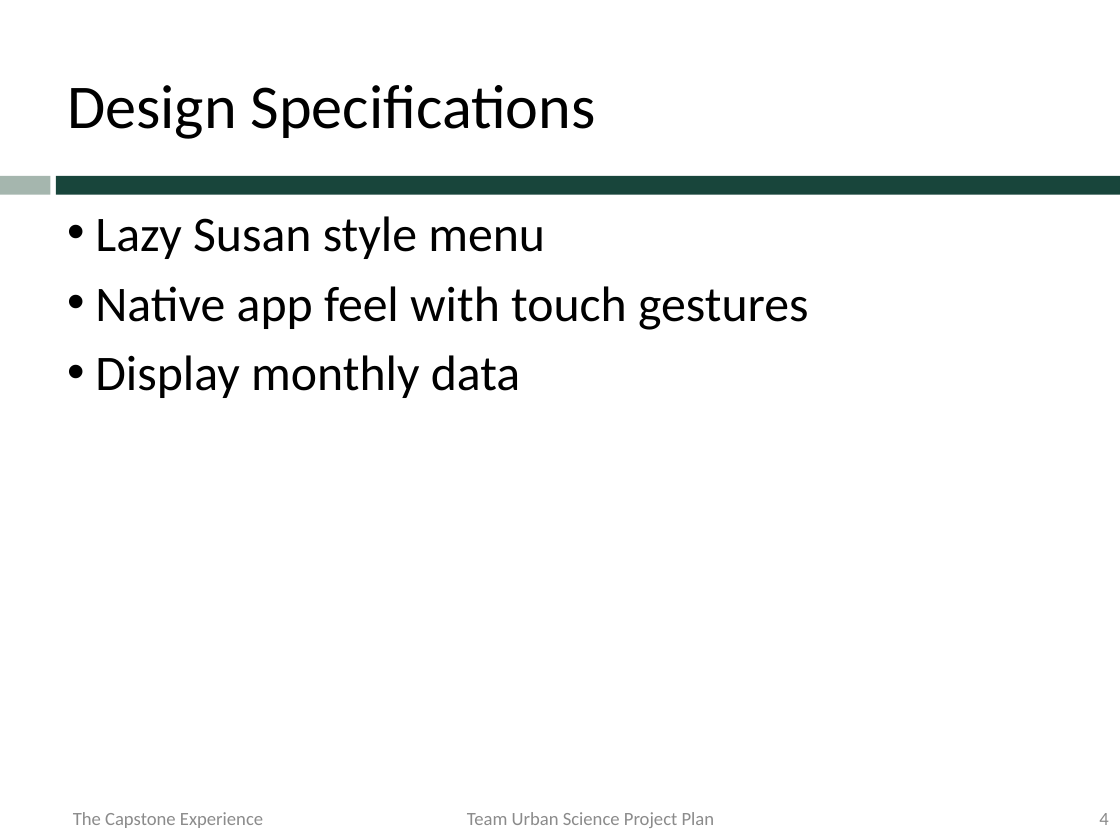
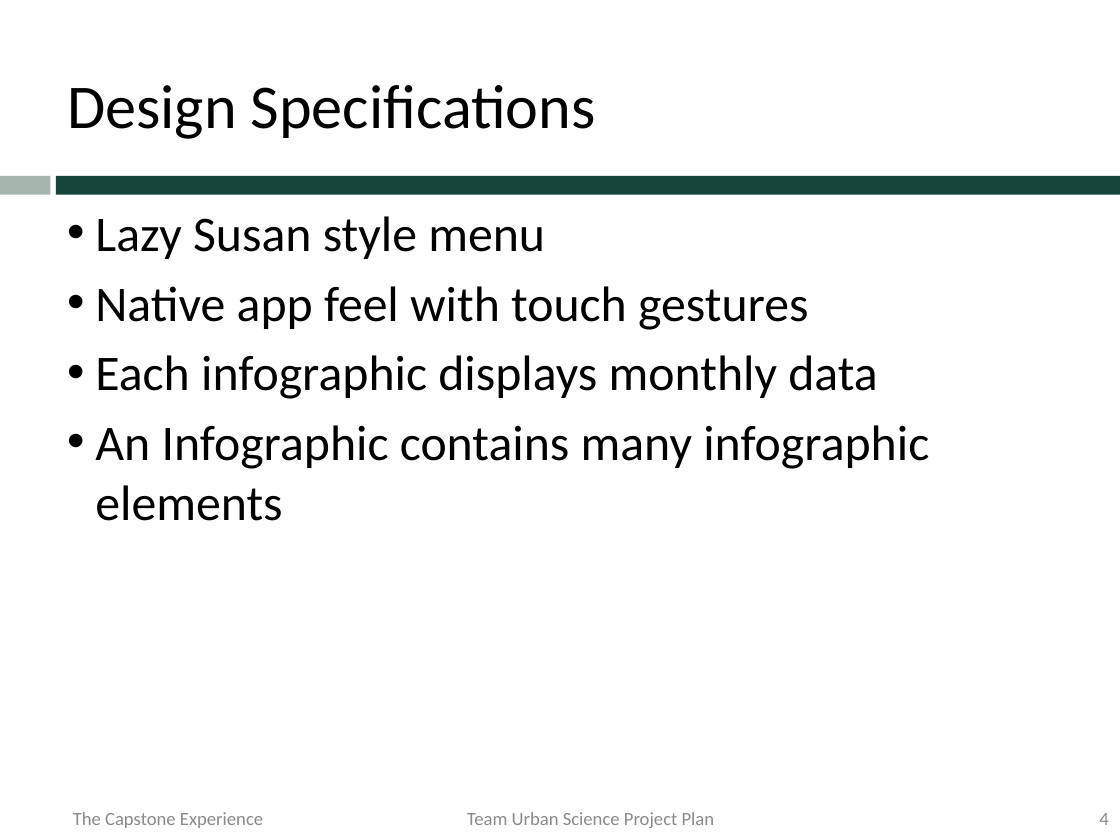
Before and after one commit to msu-capstone-team-urban-science/infographic-generator, a slide deck: slide 4 of project-plan-presentation/team-urban-science-project-plan-presentation.pptx. Drawn at 1120x840 pixels with LibreOffice and Linux fonts; fonts in the diff are those of the drawing; background and template pictures are left out. Boxes give left, top, right and bottom in pixels: in the first picture for what was removed or moved away, otherwise in the second. Text is boxed around its words. In the diff, an @@ line names an element or a change of style, - is before the commit and + after.

```diff
--- a/project-plan-presentation/team-urban-science-project-plan-presentation.pptx
+++ b/project-plan-presentation/team-urban-science-project-plan-presentation.pptx
@@ text at (95,355,929,521): text changed @@
-• Display monthly data
+• Each infographic displays monthly data
+• An Infographic contains many infographic elements
```
Also in this commit, not shown: 4 other slides changed, 1 slide added.
